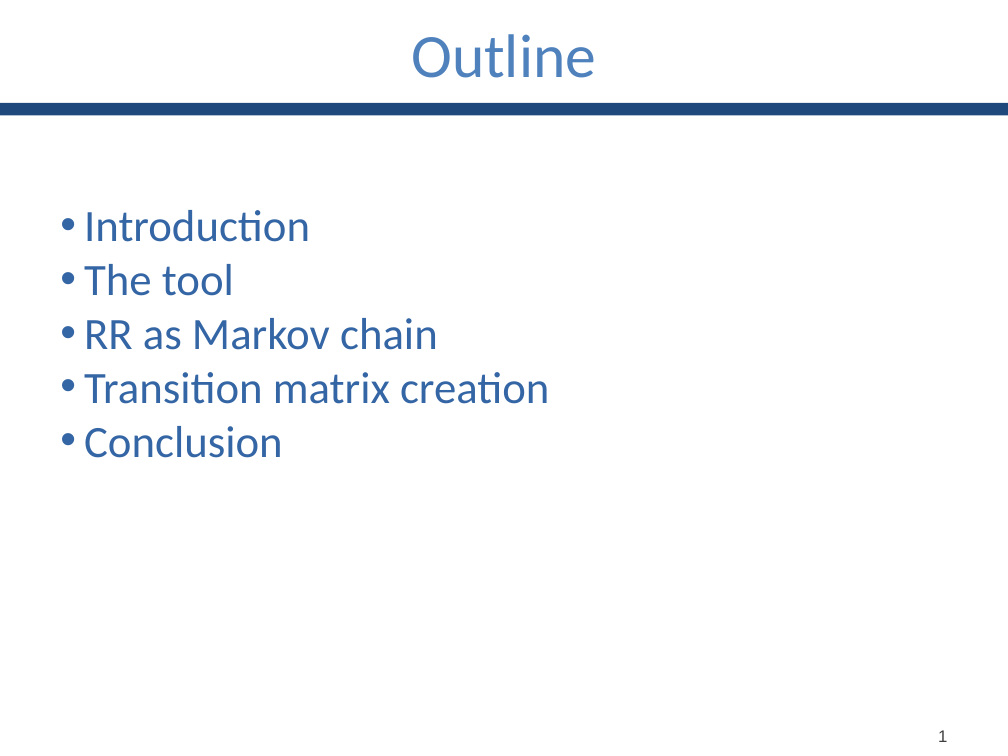
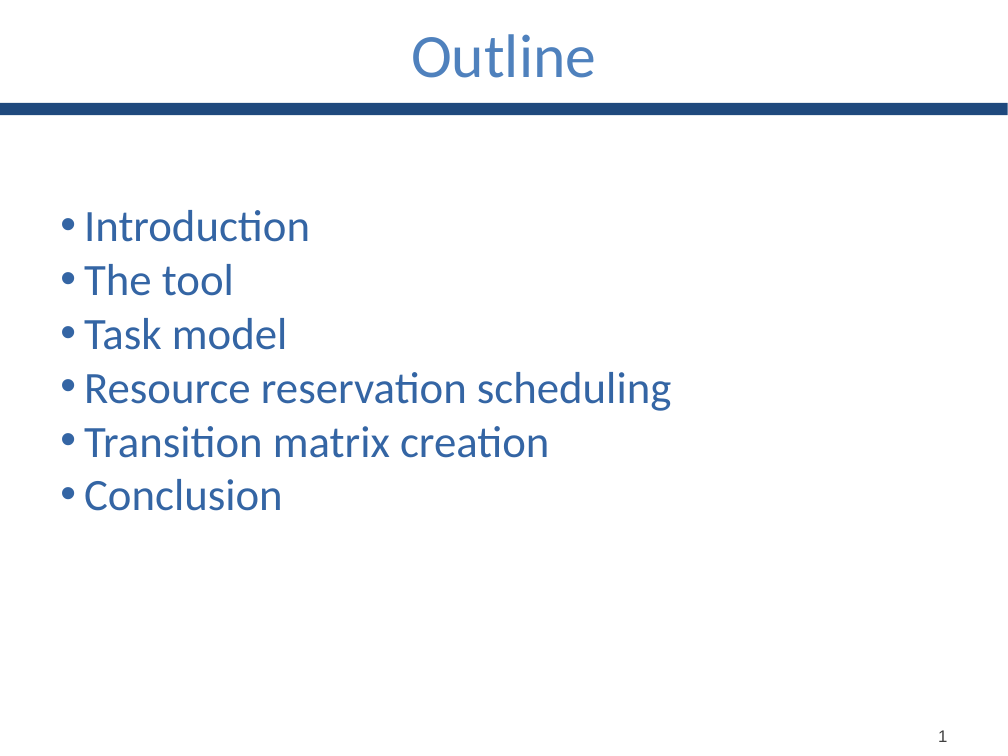
Before and after one commit to GianlucaBortoli/bachelorThesis, a slide deck: slide 2 of slides/slides.pptx. Drawn at 1008x756 pixels with LibreOffice and Linux fonts; fonts in the diff are those of the drawing. Boxes give left, top, right and bottom in pixels: in the first picture for what was removed or moved away, otherwise in the second. Text is boxed around its words. In the diff, an @@ line names an element or a change of style, - is before the commit and + after.

Commit message:
added slides for task model & RR

```diff
--- a/slides/slides.pptx
+++ b/slides/slides.pptx
@@ text at (84, 318, 671, 411): text changed @@
-• RR as Markov chain
+• Task model
+• Resource reservation scheduling
```
Also in this commit, not shown: 5 other slides changed, 2 slides added.
